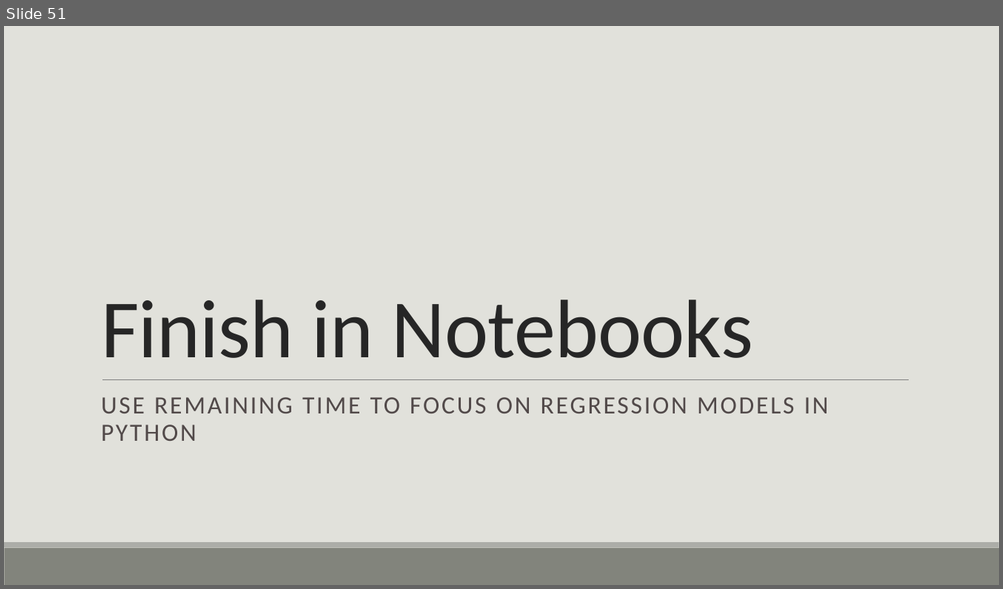
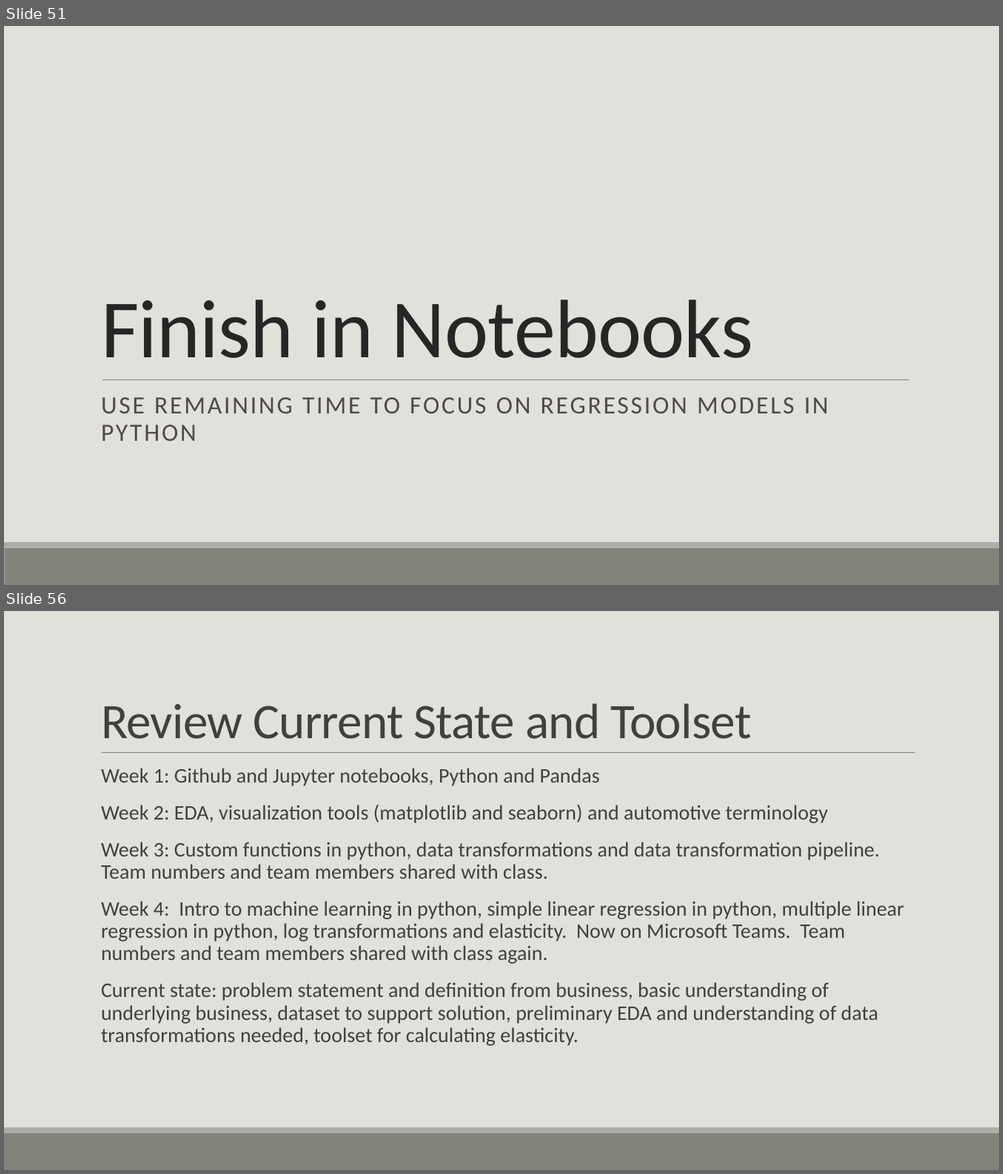
Before and after one commit to casey-whorton-waynestate/public-course-content, a slide deck: Wayne State Course.pptx. Shown one above the other, each under a label of ours: slide 51 before the commit, slides 51 and 56 after it; the slides between them are not shown. The pictures are 1003x589 and 1003x1174 pixels, drawn with LibreOffice and Linux fonts; fonts in the diff are those of the drawing. Boxes give left, top, right and bottom in pixels: in the first picture for what was removed or moved away, otherwise in the second. Text is boxed around its words. In the diff, an @@ line names an element or a change of style, - is before the commit and + after.

```diff
--- a/Wayne State Course.pptx
+++ b/Wayne State Course.pptx
@@ slide 56 added at <box>4,611,999,1170</box>, background #E1E1DB; not listed: 2 template elements that a slide beside it also shows @@
@@ title added at <box>101,703,751,739</box>, 48 pt, text #404040 @@
+Review Current State and Toolset
@@ line added from (102, 753) to (915, 753), #808080 0.5 pt @@
@@ text added at <box>101,768,904,1046</box>, 20 pt, text #404040 @@
+  Week 1: Github and Jupyter notebooks, Python and Pandas
+  Week 2: EDA, visualization tools (matplotlib and seaborn) and automotive terminology
+  Week 3: Custom functions in python, data transformations and data transformation pipeline. Team numbers and team members shared with class.
+  Week 4: Intro to machine learning in python, simple linear regression in python, multiple linear regression in python, log transformations and elasticity. Now on Microsoft Teams. Team numbers and team members shared with class again.
+  Current state: problem statement and definition from business, basic understanding of underlying business, dataset to support solution, preliminary EDA and understanding of data transformations needed, toolset for calculating elasticity.
```
Also in this commit, not shown: 5 slides changed, 13 other slides added, 6 slides removed.
